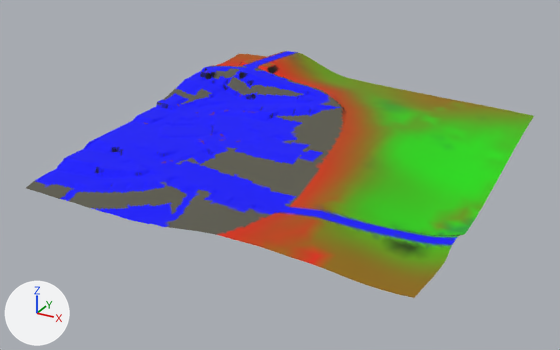
An edit to the glTF model games/yorimichi/assets/belmonte/meshes/SM_BM_BT_Terrain_4_2.glb, drawn before and after from the same camera.
Both versions are drawn from a camera (50 mm lens) standing at (353.0, -400.0, 192.0) and looking at (120.0, 24.0, -20.0). Lighting does not change. The marker at lower left points along +X, +Y and +Z. The older version comes first.

The scene before the commit, as lines of its bpy script (objects in view):
```python
me_sm_bt_terrain_4_2 = bpy.data.meshes.new('SM_BT_Terrain_4_2')
me_sm_bt_terrain_4_2.from_pydata(...)  # 11271 vertices, 22289 faces; spans x 0.0..256.0, y -88.0..168.0, z -18.0..25.0
me_sm_bt_terrain_4_2.materials.append(mat_bm_000_m_terrain_030)
ob_sm_bm_bt_terrain_4_2 = bpy.data.objects.new('SM_BM_BT_Terrain_4_2', me_sm_bt_terrain_4_2)
ob_sm_bm_bt_terrain_4_2.location = (0.0, 0.0, 0.0)
```
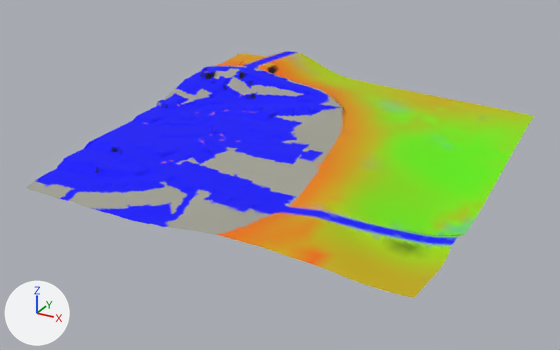
The edits, one by one:
me_sm_bt_terrain_4_2 has 11271 vertices, 22289 faces and spans x 0.0..256.0, y -88.0..168.0, z -18.0..25.0.
me_sm_bt_terrain_4_2 is used by ob_sm_bm_bt_terrain_4_2; location (0.0, 0.0, 0.0).
me_sm_bt_terrain_4_2 part 1: 1293 faces centred in x 0.0..253.0, y -87.0..167.0, z -15.0..24.0 are repainted in the vertex colours; the middle colour goes from orange #bc4200 to orange #df8b00.
me_sm_bt_terrain_4_2 part 2: 2389 faces centred in x 0.0..255.0, y -88.0..167.0, z -13.0..25.0 are repainted in the vertex colours; the middle colour goes from dark purple #3e1c73 to purple #875db3.
me_sm_bt_terrain_4_2 part 3: 3862 faces centred in x 0.0..255.0, y -88.0..167.0, z -17.0..24.0 are repainted in the vertex colours; the middle colour goes from dark grey #5a594c to grey #a0a094.
me_sm_bt_terrain_4_2 part 4: 610 faces centred in x 0.0..197.0, y -88.0..142.0, z -9.0..23.0 are repainted in the vertex colours; the middle colour goes from red #d52600 to orange #ec6c00.
me_sm_bt_terrain_4_2 part 5: 828 faces centred in x 69.0..255.0, y -53.0..165.0, z -18.0..21.0 are repainted in the vertex colours; the middle colour goes from green #3db000 to green #86d800.

What differs and where, as boxes (x1, y1, x2, y2) in the pictures (560 x 350 px):
part 1 of me_sm_bt_terrain_4_2, recoloured (lighter)
    both: (212, 51, 450, 298)
part 2 of me_sm_bt_terrain_4_2, recoloured
    both: (35, 51, 457, 246)
part 3 of me_sm_bt_terrain_4_2, recoloured
    both: (26, 51, 511, 286)
part 4 of me_sm_bt_terrain_4_2, recoloured
    both: (216, 58, 345, 264)
part 5 of me_sm_bt_terrain_4_2, recoloured (lighter)
    both: (304, 55, 534, 269)
